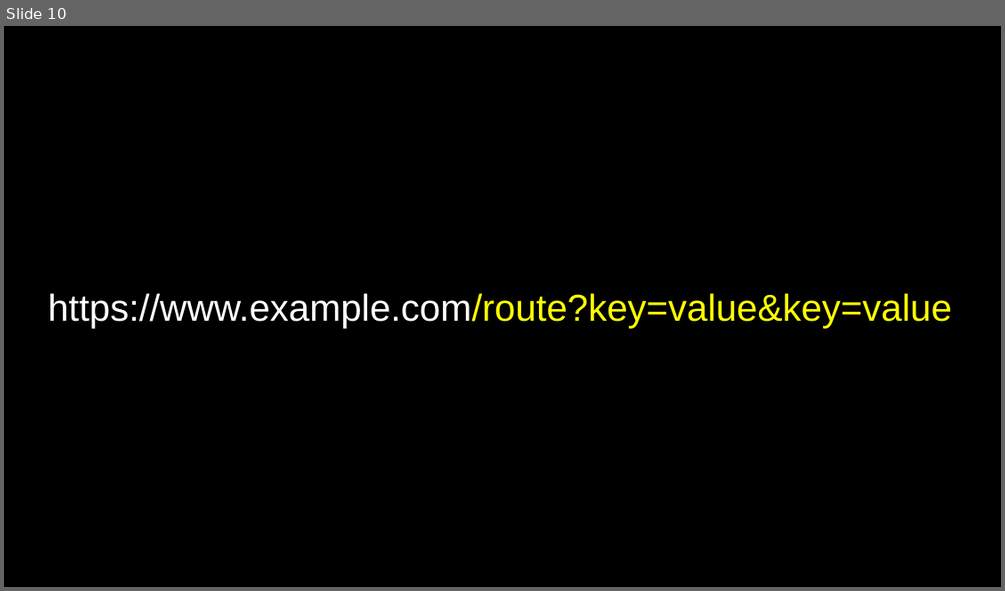
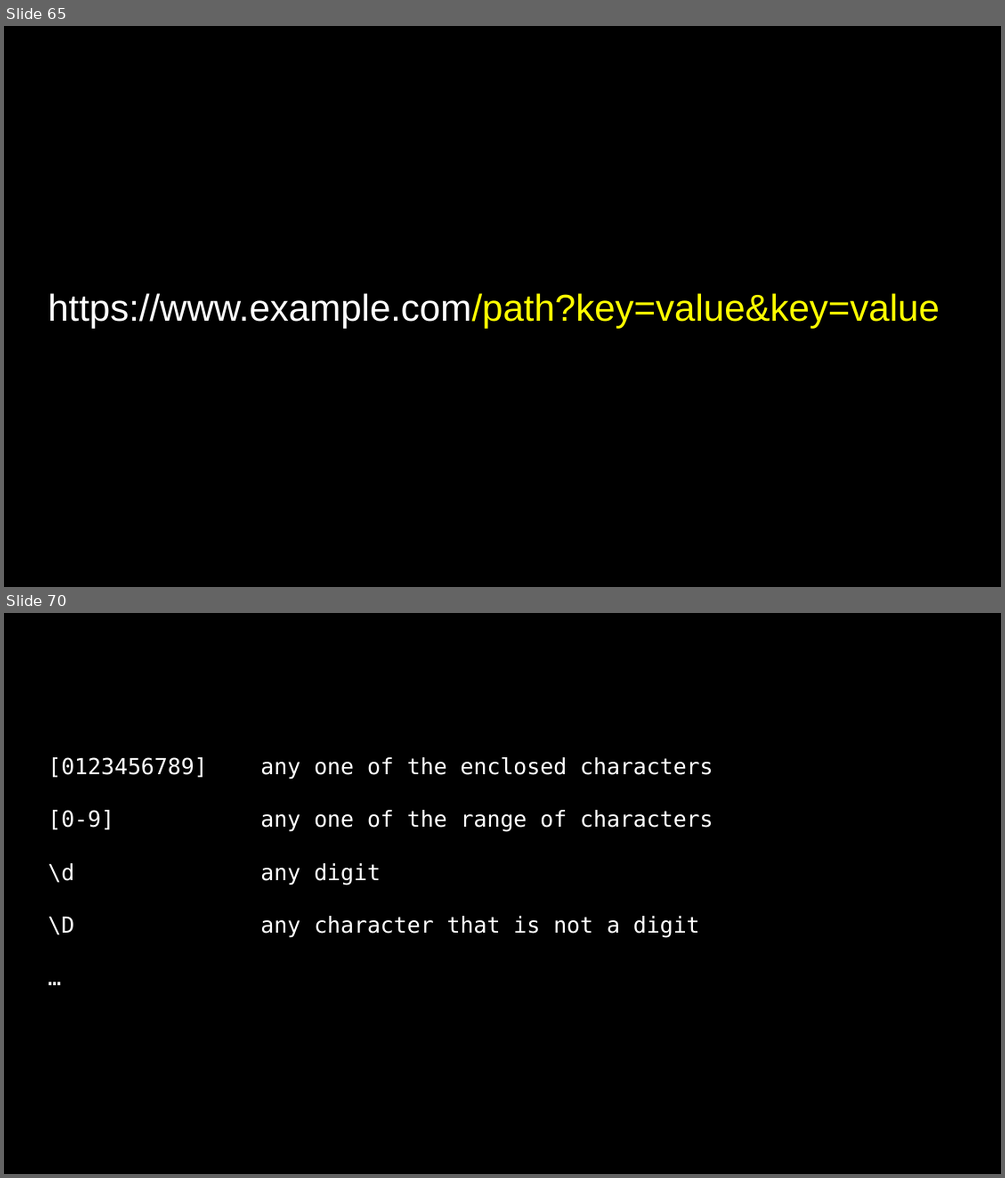
Before and after one commit to SQ4007-2025/website, a slide deck: lectures/slides_9.pptx. Shown one above the other, each under a label of ours: slide 10 before the commit, slides 65 and 70 after it; the slides between them are not shown. The pictures are 1005x591 and 1005x1178 pixels, drawn with LibreOffice and Linux fonts; fonts in the diff are those of the drawing. Boxes give left, top, right and bottom in pixels: in the first picture for what was removed or moved away, otherwise in the second. Text is boxed around its words. In the diff, an @@ line names an element or a change of style, - is before the commit and + after.

```diff
--- a/lectures/slides_9.pptx
+++ b/lectures/slides_9.pptx
@@ slide 70 added at [4,613,1001,1174], background #000000 @@
@@ text added at [48,757,712,938], 16 pt, text #FFFFFF @@
+[0123456789] any one of the enclosed characters
+[0-9] any one of the range of characters
+\d any digit
+\D any character that is not a digit
+…
@@ what was slide 10 is now slide 65 @@
@@ slide 65 changed as well @@
@@ title at [48,293,938,329]: text changed @@
-https://www.example.com/route?key=value&key=value
+https://www.example.com/path?key=value&key=value
```
Also in this commit, not shown: 12 other slides changed, 99 other slides added, 19 slides removed, 3 other files.
